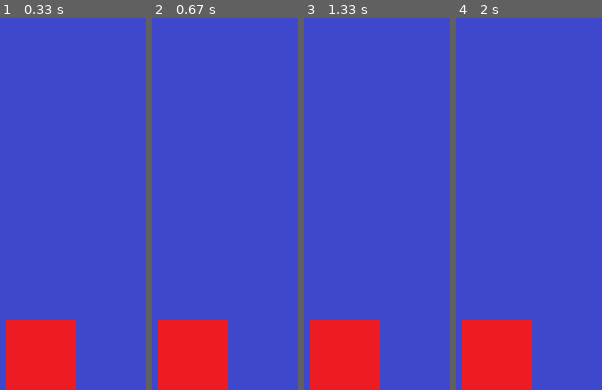
Above: before the commit, frames 1-4 (left to right).
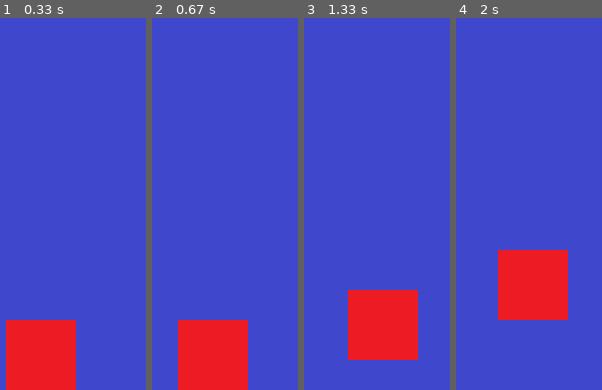
Above: after the commit, the same moments.

Repository: KSN99/Python_Create_Game
Game: pygame game, started from pygame_basic/4_keyboard_event.py
The game is run twice, just before and just after one commit, with the same random seed, the same clock (stepped at 60 frames per second) and the same inputs.
Inputs:
- Up to frame 1 (0.33 s): no input
- Up to frame 2 (0.67 s): hold Right from 0.33 s (still down)
- Up to frame 3 (1.33 s): release Right at 0.8 s; hold Up 0.83-1.13 s; hold Right from 1.17 s (still down)
- Up to frame 4 (2 s): release Right at 1.63 s; hold Left from 1.67 s (still down)

Frame 1 is identical in both runs. In frame 2, 5.2% of the frame differs, in the area x 4-66%, y 81-100%; in frame 3, 13%; in frame 4, 18%, in the area x 4-77%, y 62-100%.

Commit message:
4_keyboard_event

Diff:
--- a/pygame_basic/4_keyboard_event.py
+++ b/pygame_basic/4_keyboard_event.py
@@ -37,24 +37,40 @@
 
         if event.type== pygame.KEYDOWN:
             if event.key == pygame.K_LEFT: # 캐릭터 왼쪽으로
-                to_x -=5
+                to_x -=1
             elif event.key == pygame.K_RIGHT:
-                to_x +=5
+                to_x +=1
             elif event.key== pygame.K_UP:
-                to_y -=5
+                to_y -=1
             elif event.key == pygame.K_DOWN:
-                to_y +=5
+                to_y +=1
 
         if event.type== pygame.KEYUP: #방향키를 떼면 멈춤
             if event.key == pygame.K_LEFT or event.key == pygame.K_RIGHT:
                 to_x = 0
             elif event.key == pygame.K_LEFT or event.key == pygame.K_RIGHT:
                 to_y = 0
+
+
+    character_x_pos += to_x
+    character_y_pos += to_y
+
+    if character_x_pos <0:
+        character_x_pos = 0
+
+    elif character_x_pos > screen_width - character_width:
+        character_x_pos = screen_width - character_width
+
+    # 세로 경계값 처리
+    if character_y_pos <0:
+        character_y_pos = 0
+    elif character_y_pos > screen_height - character_height:
+        character_y_pos = screen_height - character_height
+
     screen.blit(background, (0,0)) # drawing background
-
     screen.blit(character, (character_x_pos, character_y_pos))
 
     pygame.display.update()  # Drawing backround again.
 
-# pygaem ended
+# pygame ended
 pygame.quit()
